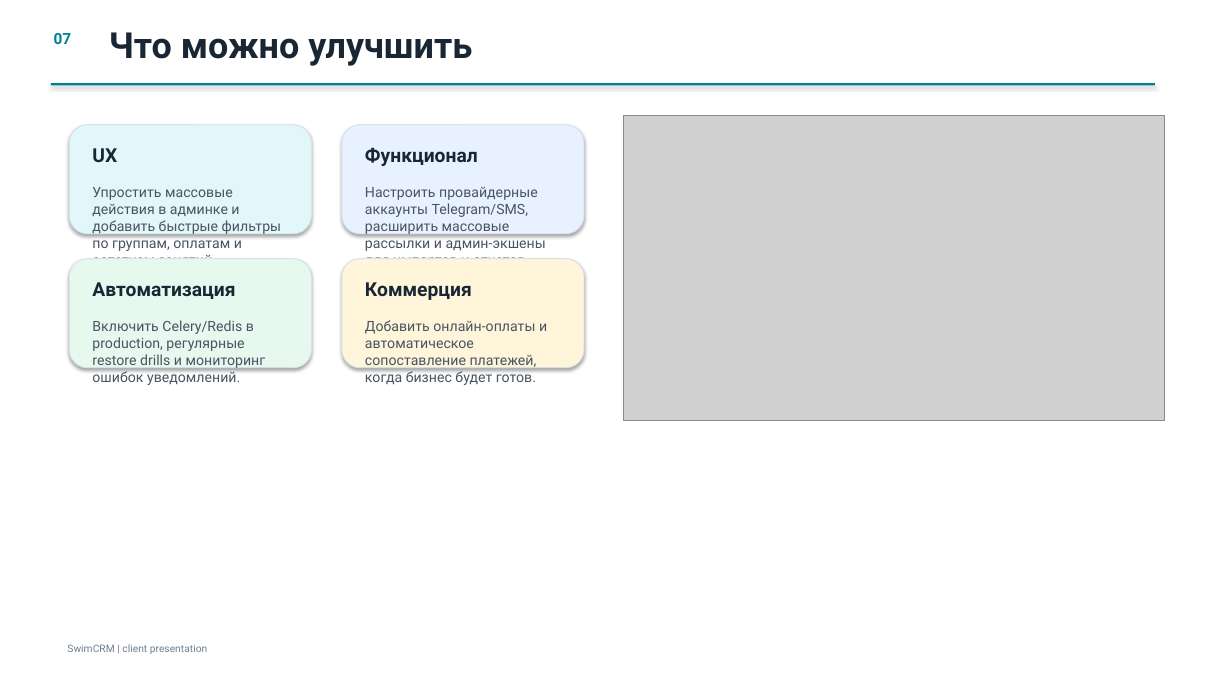
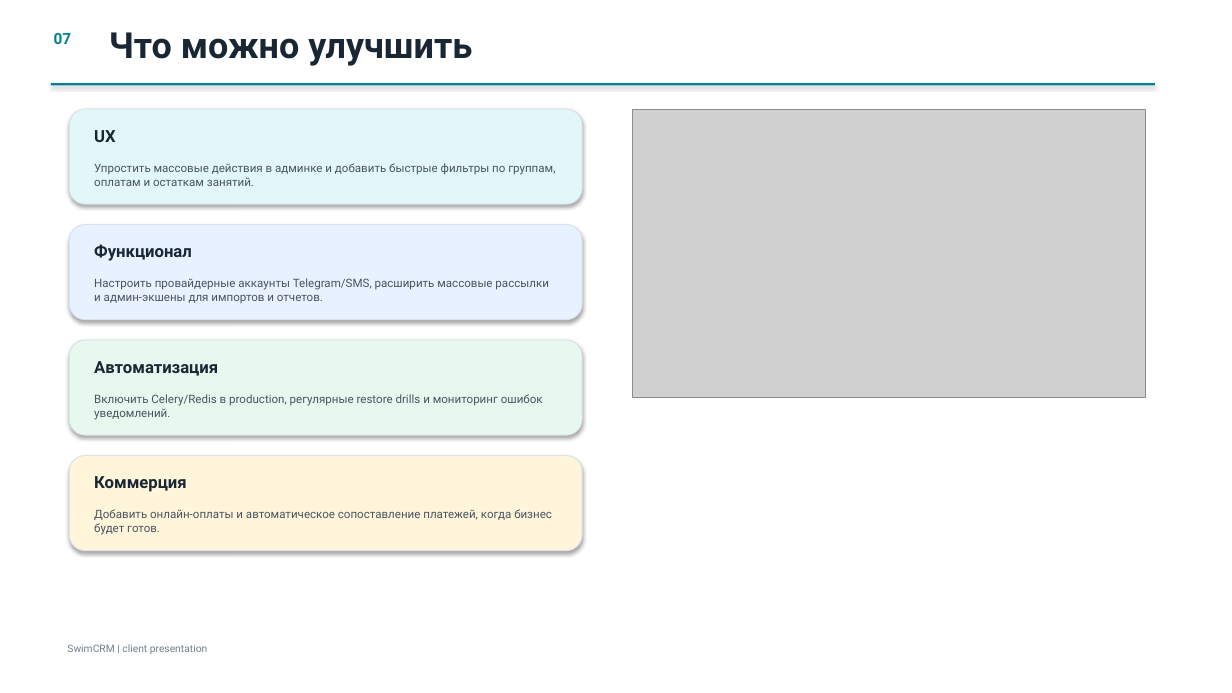
Before and after one commit to dsan8642-sys/crm_main_repostiroriy, a slide deck: slide 7 of docs/SwimCRM_client_presentation_ru.pptx. Drawn at 1232x693 pixels with LibreOffice and Linux fonts; fonts in the diff are those of the drawing; grey boxes stand for pictures. Boxes give left, top, right and bottom in pixels: in the first picture for what was removed or moved away, otherwise in the second. Text is boxed around its words. In the diff, an @@ line names an element or a change of style, - is before the commit and + after.

```diff
--- a/docs/SwimCRM_client_presentation_ru.pptx
+++ b/docs/SwimCRM_client_presentation_ru.pptx
@@ rounded rectangle: place and size @@
-rounded rectangle at (69,125,311,234)
+rounded rectangle at (69,109,582,204)
@@ picture: place and size @@
-picture at (624,116,1165,421)
+picture at (633,109,1146,397)
@@ text "UX": place and size @@
-text "UX" at (92,148,117,162)
+text "UX" at (94,130,116,142)
@@ text "Упростить массовые действия в админке ...": place and size @@
-text "Упростить массовые действия в админке ..." at (92,187,282,258)
+text "Упростить массовые действия в админке ..." at (94,163,555,186)
@@ rounded rectangle: place and size @@
-rounded rectangle at (342,125,584,234)
+rounded rectangle at (69,225,582,320)
@@ text "Функционал": place and size @@
-text "Функционал" at (365,147,478,166)
+text "Функционал" at (94,244,192,261)
@@ text "Настроить провайдерные аккаунты Telegram/SMS, расширить ...": place and size @@
-text "Настроить провайдерные аккаунты Telegram/SMS, расширить ..." at (365,187,546,258)
+text "Настроить провайдерные аккаунты Telegram/SMS, расширить ..." at (94,278,549,303)
@@ rounded rectangle: place and size @@
-rounded rectangle at (69,259,311,368)
+rounded rectangle at (69,340,582,435)
@@ text "Автоматизация": place and size @@
-text "Автоматизация" at (92,282,235,299)
+text "Автоматизация" at (94,361,218,376)
@@ text "Включить Celery/Redis в production, регулярные ...": place and size @@
-text "Включить Celery/Redis в production, регулярные ..." at (92,320,266,385)
+text "Включить Celery/Redis в production, регулярные ..." at (94,394,543,420)
@@ rounded rectangle: place and size @@
-rounded rectangle at (342,259,584,368)
+rounded rectangle at (69,456,582,551)
@@ size 15 to 13 pt in 4 elements at (94,130,116,142), (94,361,218,376), (94,244,192,261), (94,476,187,492) @@
@@ text "Коммерция": place and size @@
-text "Коммерция" at (365,282,472,300)
+text "Коммерция" at (94,476,187,492)
@@ size 11 to 9 pt in 4 elements at (94,163,555,186), (94,394,543,420), (94,278,549,303), (94,509,552,535) @@
@@ text "Добавить онлайн-оплаты и автоматическое сопоставление ...": place and size @@
-text "Добавить онлайн-оплаты и автоматическое сопоставление ..." at (365,320,547,385)
+text "Добавить онлайн-оплаты и автоматическое сопоставление ..." at (94,509,552,535)
```
Also in this commit, not shown: 8 other slides changed, 2 other files.
